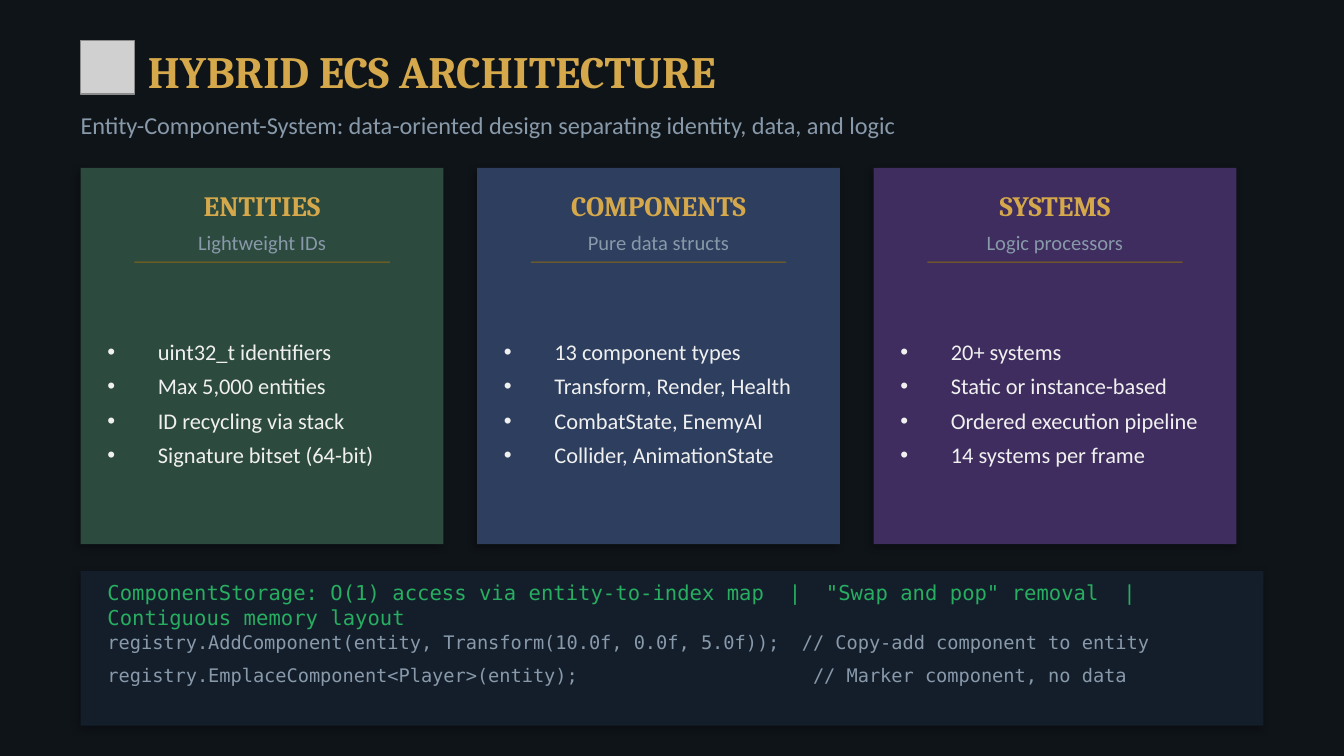
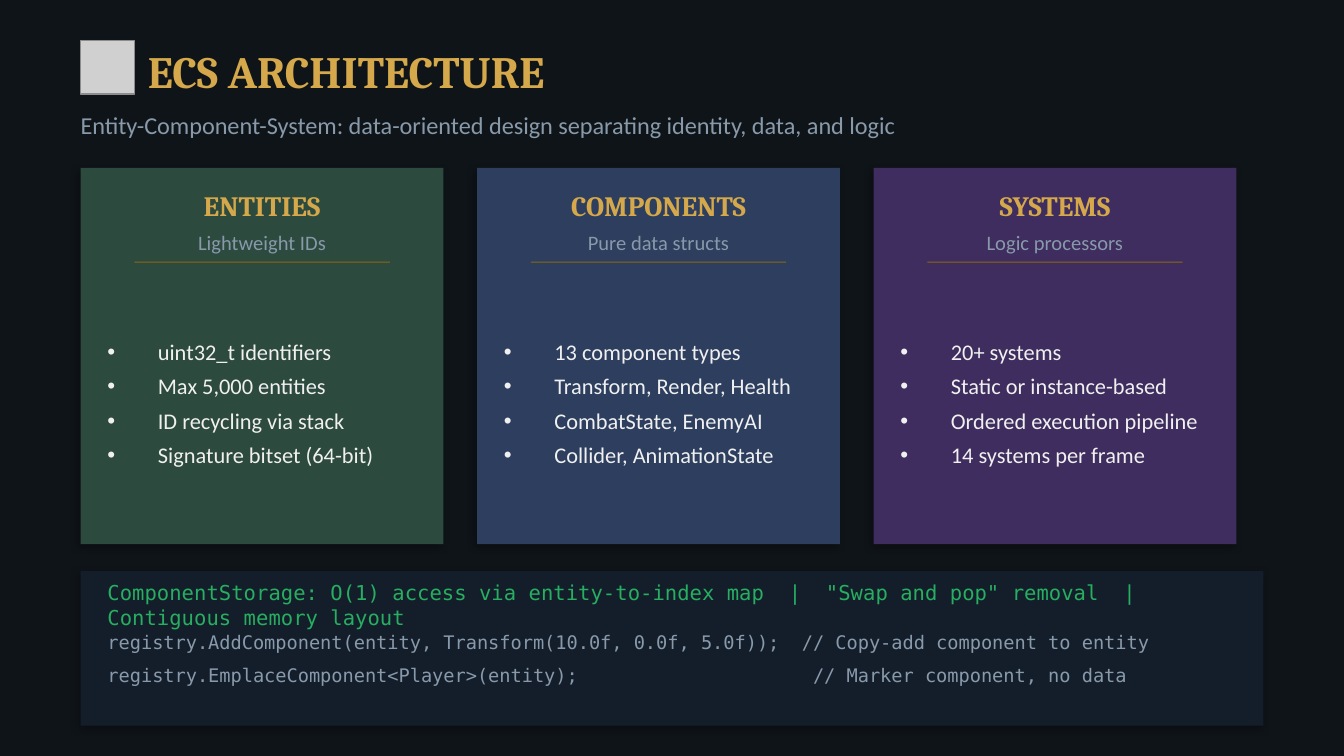
Before and after one commit to JosephDriedger/echoes-of-the-forgotten-keep, a slide deck: slide 3 of docs/EFK_Presentation.pptx. Drawn at 1344x756 pixels with LibreOffice and Linux fonts; fonts in the diff are those of the drawing; grey boxes stand for pictures. Boxes give left, top, right and bottom in pixels: in the first picture for what was removed or moved away, otherwise in the second. Text is boxed around its words. In the diff, an @@ line names an element or a change of style, - is before the commit and + after.

Commit message:
Updated Slides

```diff
--- a/docs/EFK_Presentation.pptx
+++ b/docs/EFK_Presentation.pptx
@@ text at bbox=[148, 57, 545, 89]: text changed @@
-HYBRID ECS ARCHITECTURE
+ECS ARCHITECTURE
```
Also in this commit, not shown: 1 other file.
